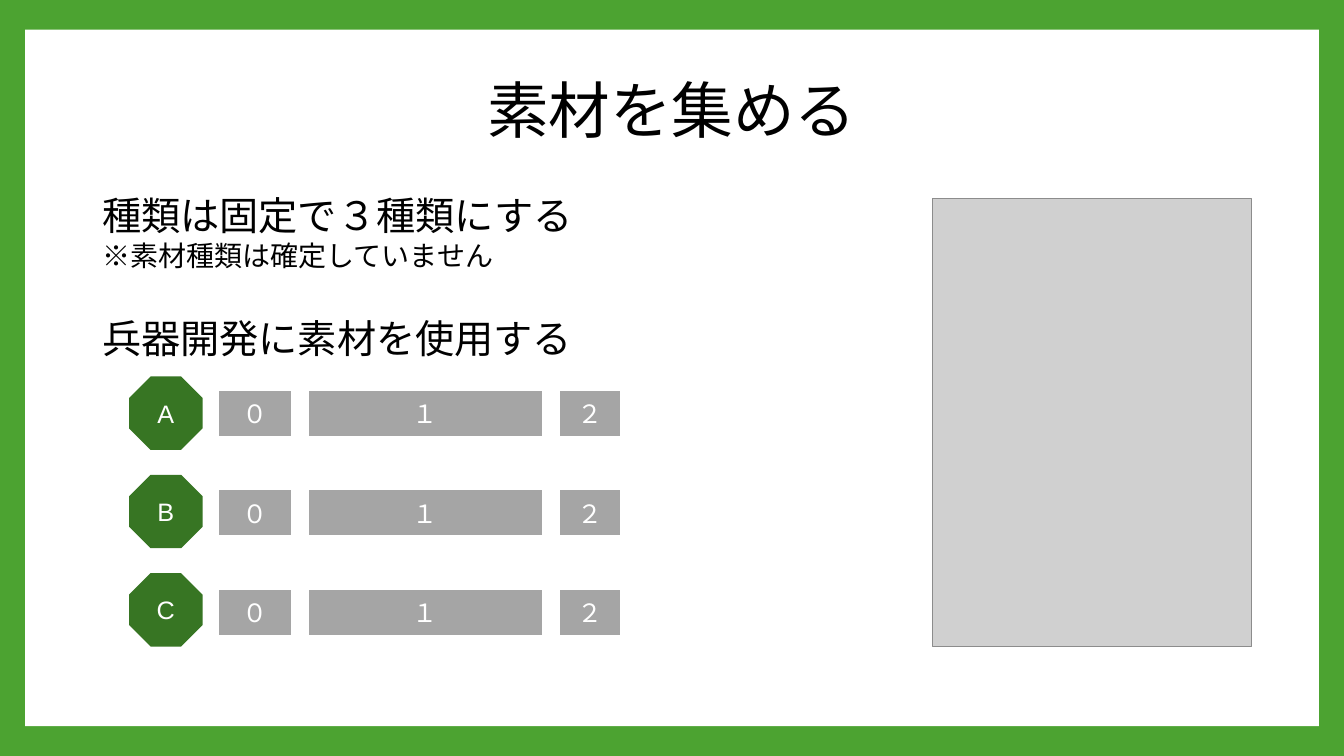
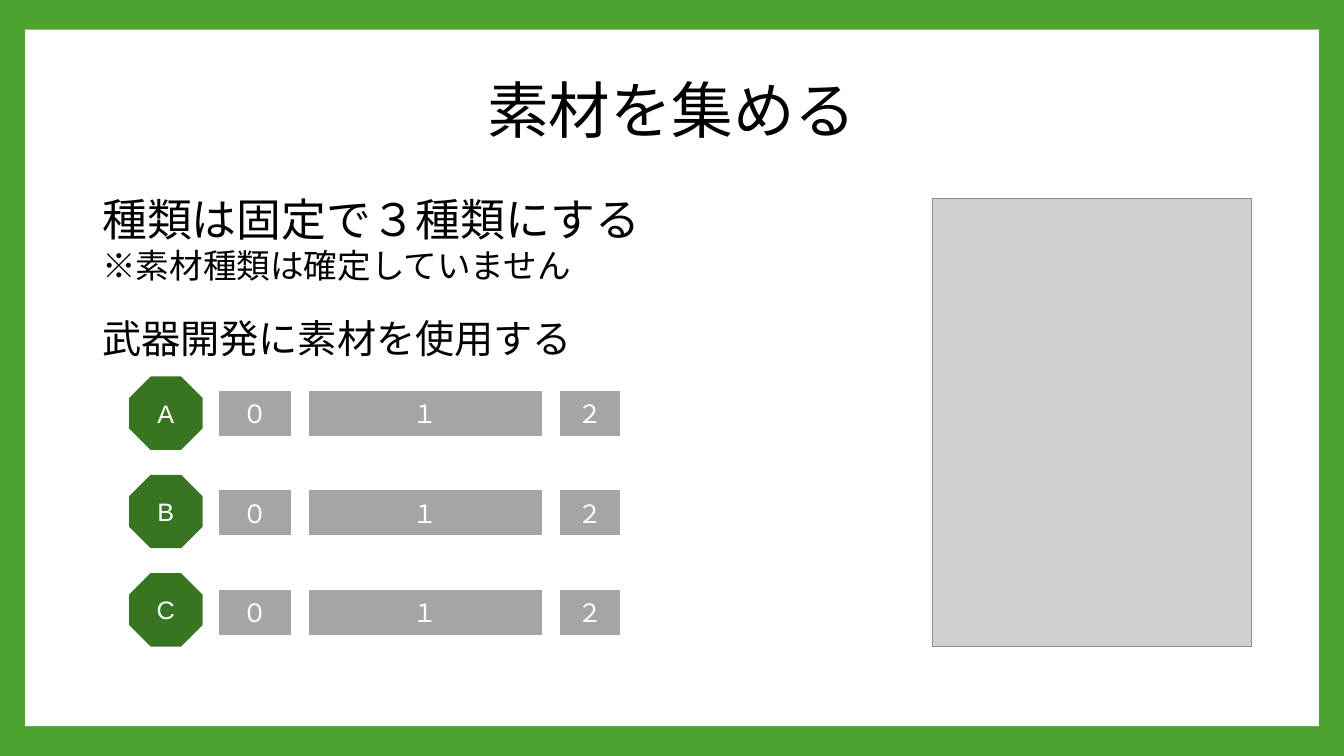
Before and after one commit to A23019/GC_A3_1, a slide deck: slide 12 of 企画/PowerPoint/REBASE_企画書.pptx (slide 10 before the commit). Drawn at 1344x756 pixels with LibreOffice and Linux fonts; fonts in the diff are those of the drawing; grey boxes stand for pictures; background and template pictures are left out. Boxes give left, top, right and bottom in pixels: in the first picture for what was removed or moved away, otherwise in the second. Text is boxed around its words. In the diff, an @@ line names an element or a change of style, - is before the commit and + after.

```diff
--- a/企画/PowerPoint/REBASE_企画書.pptx
+++ b/企画/PowerPoint/REBASE_企画書.pptx
@@ text "種類は固定で３種類にする" at [102,198,640,281]: size 28 to 32 pt in "種類は固定で３種類にする"; size 20 to 24 pt in "※素材種類は確定していません" @@
@@ text at [102,320,572,357]: text changed @@
-兵器開発に素材を使用する
+武器開発に素材を使用する
```
Also in this commit, not shown: 12 other slides changed, 3 slides added, 2 slides removed.
